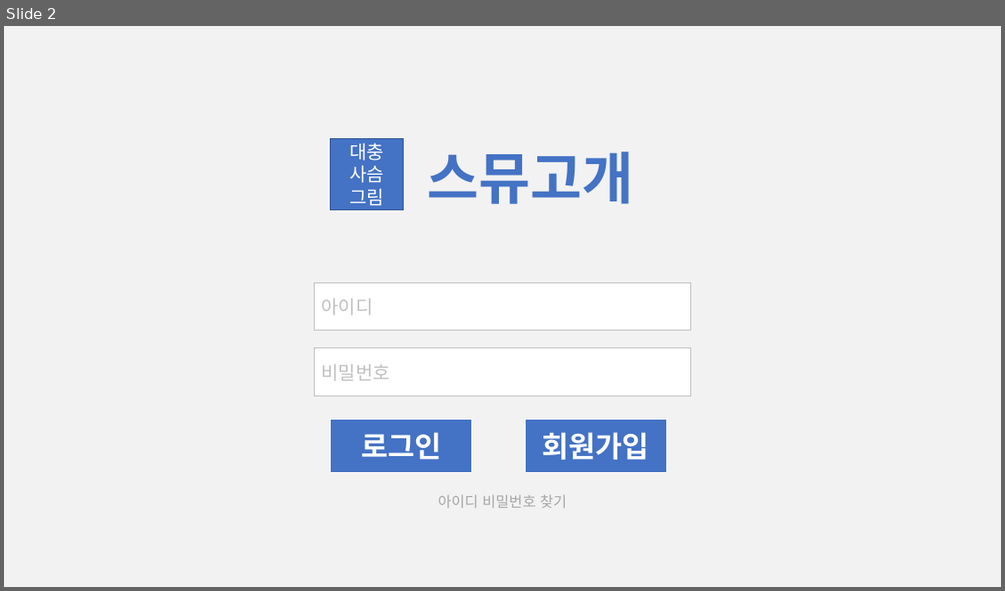
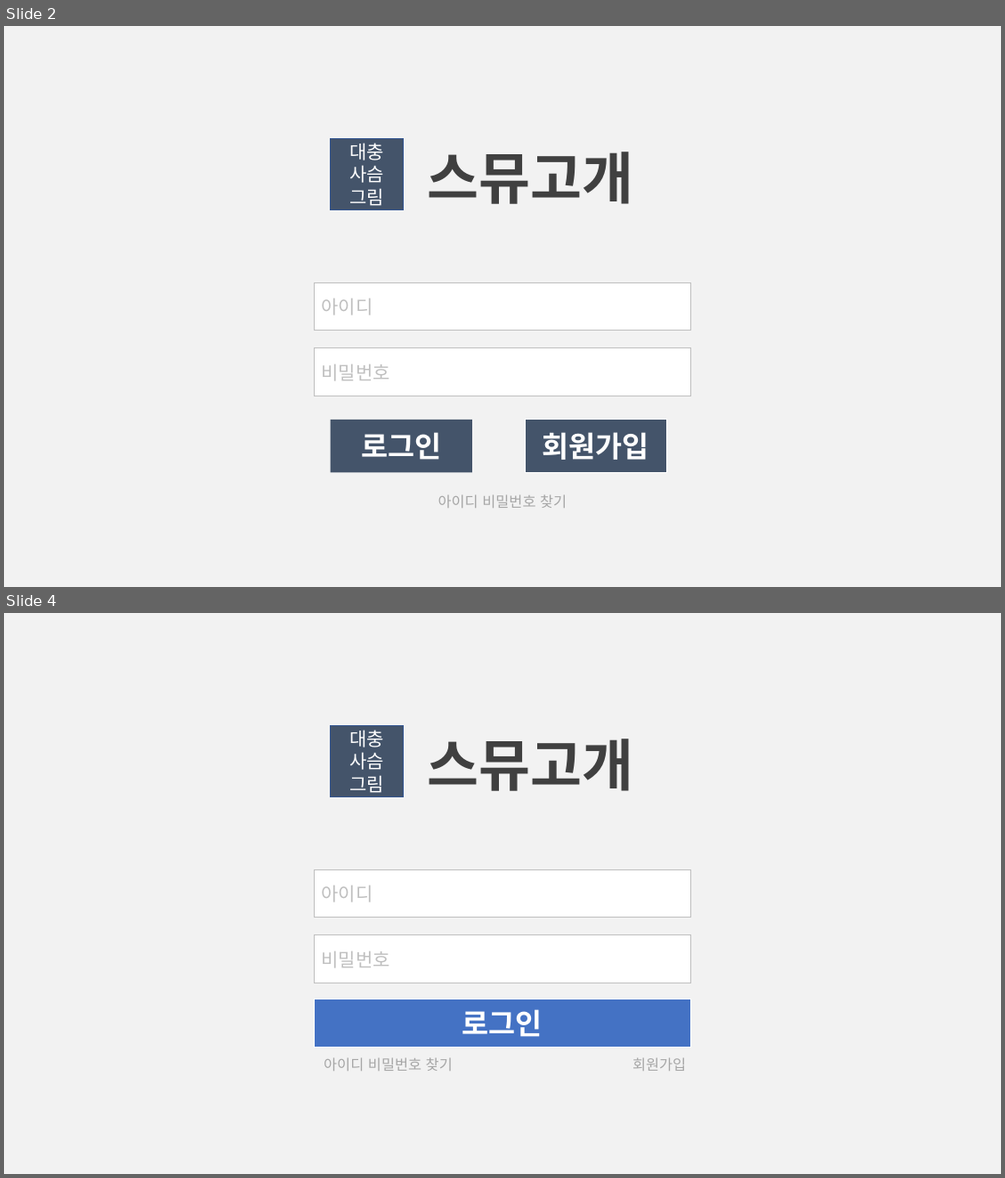
Before and after one commit to Hanswind/smuhill, a slide deck: Web Files/Prototype/홈페이지 UI 디자인.pptx. Shown one above the other, each under a label of ours: slide 2 before the commit, slides 2 and 4 after it; the slides between them are not shown. The pictures are 1005x591 and 1005x1178 pixels, drawn with LibreOffice and Linux fonts; fonts in the diff are those of the drawing. Boxes give left, top, right and bottom in pixels: in the first picture for what was removed or moved away, otherwise in the second. Text is boxed around its words. In the diff, an @@ line names an element or a change of style, - is before the commit and + after.

```diff
--- a/Web Files/Prototype/홈페이지 UI 디자인.pptx
+++ b/Web Files/Prototype/홈페이지 UI 디자인.pptx
@@ slide 4 added at [4,613,1001,1174], background #FFFFFF @@
@@ rectangle added at [4,613,1001,1174], fill #F2F2F2 @@
@@ rectangle added at [331,726,404,797], fill #44546A, outline #325491 1 pt, 18 pt, text #FFFFFF @@
+대충
+사슴
+그림
@@ text added at [427,738,633,791], 54 pt, text #404040, bold @@
+스뮤고개
@@ rectangle added at [315,869,691,917], fill #FFFFFF, outline #BFBFBF 1 pt, 18 pt, text #BFBFBF @@
+아이디
@@ rectangle added at [315,935,691,983], fill #FFFFFF, outline #BFBFBF 1 pt, 18 pt, text #BFBFBF @@
+비밀번호
@@ rectangle added at [315,999,691,1046], fill #4472C4, outline #FFFFFF 1 pt, 28 pt, text #FFFFFF, bold @@
+로그인
@@ text added at [324,1057,453,1070], 14 pt, text #A6A6A6 @@
+아이디 비밀번호 찾기
@@ text added at [632,1058,686,1070], 14 pt, text #A6A6A6 @@
+회원가입
@@ slide 2 changed as well @@
@@ rectangle "대충" at [331,139,404,210]: fill #4472C4 to #44546A @@
@@ text "스뮤고개" at [427,151,633,204]: text colour #4472C4 to #404040 @@
@@ rectangle "로그인" at [331,419,472,473]: fill #4472C4 to #44546A; outline #FFFFFF 1 pt to none @@
@@ rectangle "회원가입" at [526,419,666,473]: fill #4472C4 to #44546A @@
```
Also in this commit, not shown: 1 other slide changed, 1 other slide added, 15 other files.
